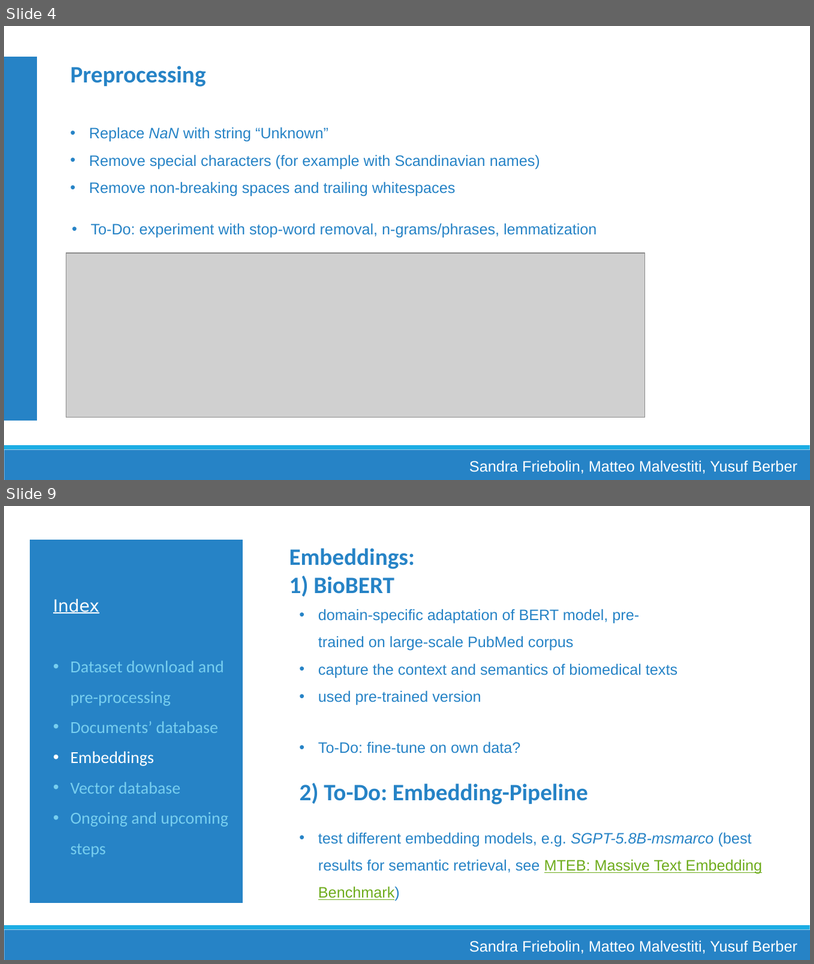
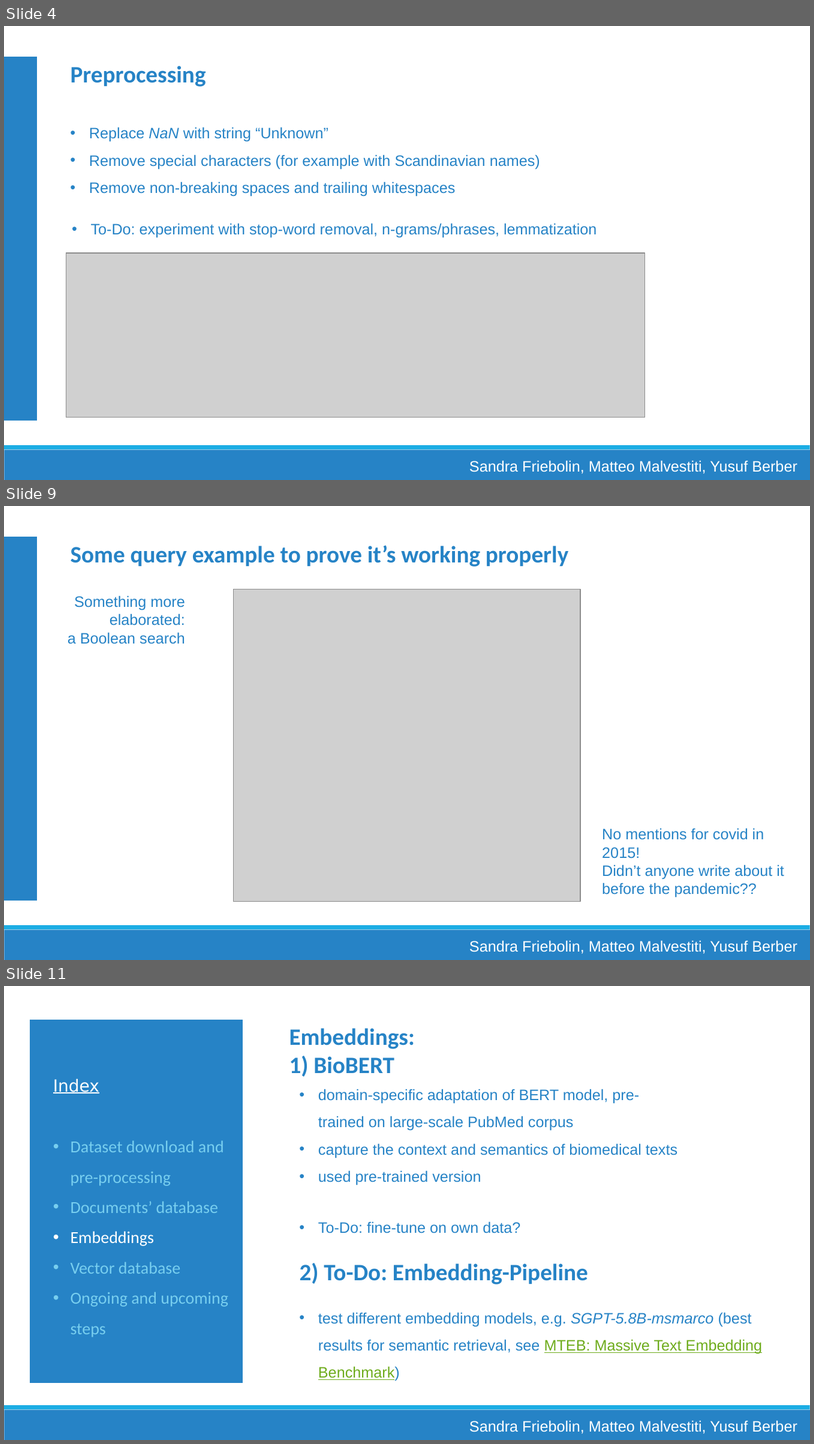
Before and after one commit to Matteo-Malve/RAGMedAssist-INLPT-WS2023, a slide deck: project/docs/Milestone-meeting_slides.pptx. Shown one above the other, each under a label of ours: slides 4 and 9 before the commit, slides 4, 9 and 11 after it; the slides between them are not shown. The pictures are 814x964 and 814x1444 pixels, drawn with LibreOffice and Linux fonts; fonts in the diff are those of the drawing; grey boxes stand for pictures. Boxes give left, top, right and bottom in pixels: in the first picture for what was removed or moved away, otherwise in the second. Text is boxed around its words. In the diff, an @@ line names an element or a change of style, - is before the commit and + after.

Commit message:
Added slides on OpenSearch

```diff
--- a/project/docs/Milestone-meeting_slides.pptx
+++ b/project/docs/Milestone-meeting_slides.pptx
@@ slide 9 added at (4, 506, 810, 960), background #FFFFFF; not listed: 2 template elements that a slide beside it also shows @@
@@ rectangle added at (4, 536, 37, 901), fill #2683C6, outline #FFFFFF 2 pt @@
@@ text added at (71, 545, 569, 567), 28 pt, text #2683C6, bold @@
+Some query example to prove it’s working properly
@@ text added at (68, 595, 185, 644), 18 pt, text #2683C6 @@
+Something more elaborated:
+a Boolean search
@@ picture added at (234, 589, 581, 901) @@
@@ text added at (602, 828, 785, 897), 18 pt, text #2683C6 @@
+No mentions for covid in 2015!
+Didn’t anyone write about it before the pandemic??
@@ text added at (470, 940, 798, 954), 18 pt, text #FFFFFF @@
+Sandra Friebolin, Matteo Malvestiti, Yusuf Berber
@@ what was slide 9 is now slide 11 @@
```
Also in this commit, not shown: 3 slides changed, 2 other slides added, 1 slide removed.
